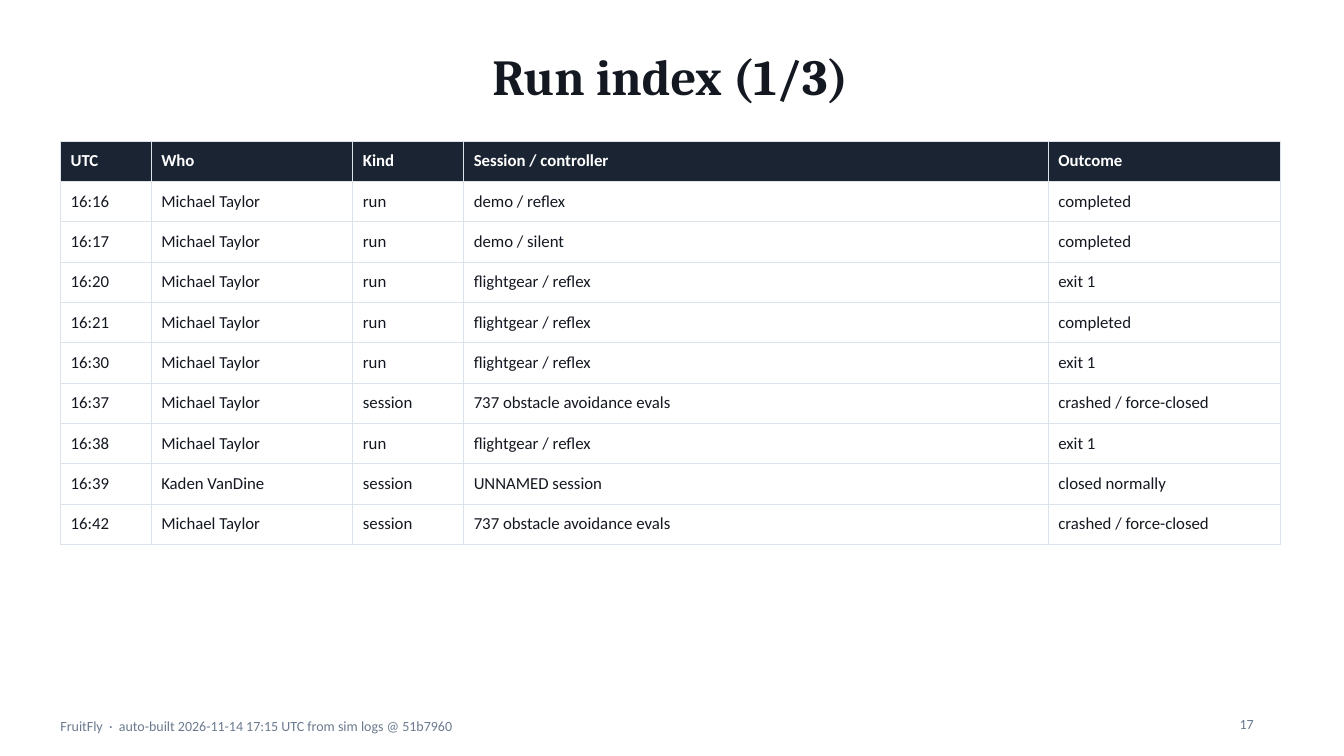
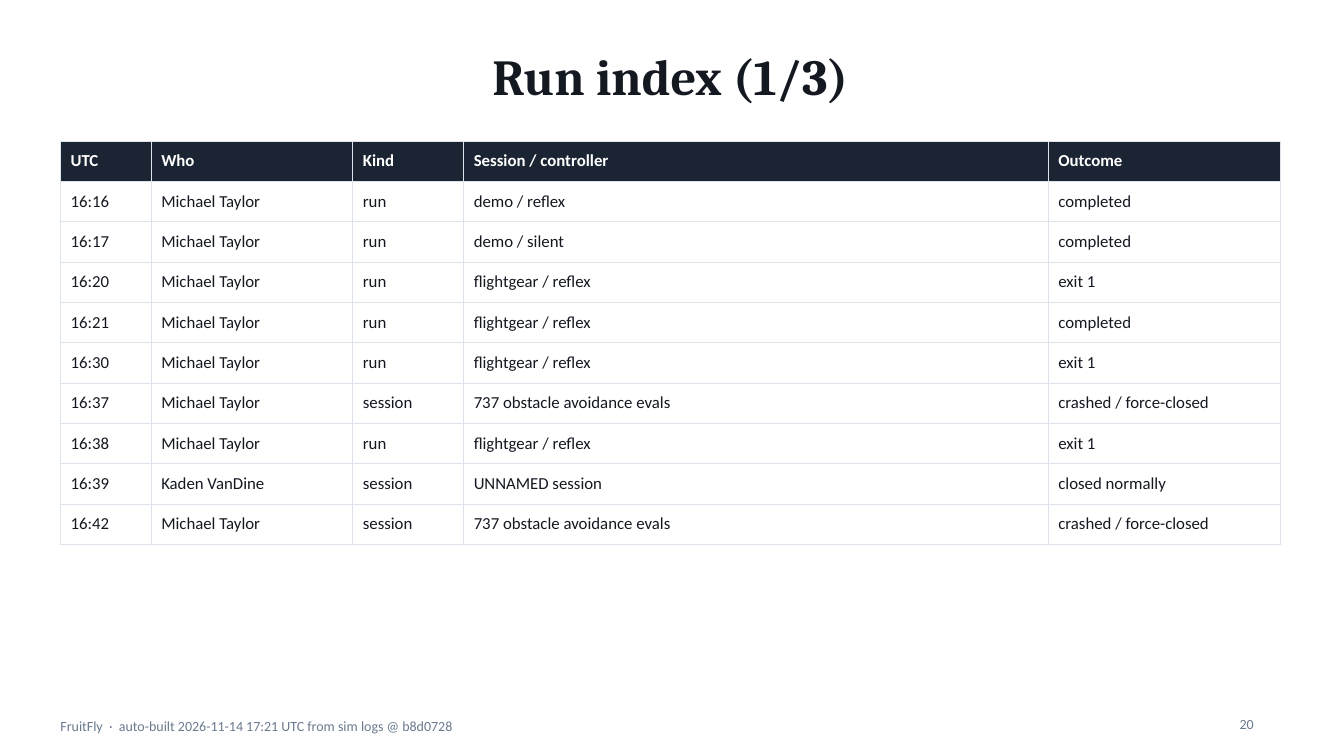
Before and after one commit to bhavyakummeta-a11y/FruitFly, a slide deck: slide 20 of deck/FruitFly_Progress.pptx (slide 17 before the commit). Drawn at 1344x756 pixels with LibreOffice and Linux fonts; fonts in the diff are those of the drawing. Boxes give left, top, right and bottom in pixels: in the first picture for what was removed or moved away, otherwise in the second. Text is boxed around its words. In the diff, an @@ line names an element or a change of style, - is before the commit and + after.

```diff
--- a/deck/FruitFly_Progress.pptx
+++ b/deck/FruitFly_Progress.pptx
@@ text at (60,721,452,734): text changed @@
-FruitFly · auto-built 2026-11-14 17:15 UTC from sim logs @ 51b7960
+FruitFly · auto-built 2026-11-14 17:21 UTC from sim logs @ b8d0728
@@ page number at (1240,720,1254,729): text changed @@
-17
+20
```
Also in this commit, not shown: 18 other slides changed, 3 slides added, 2 other files.
